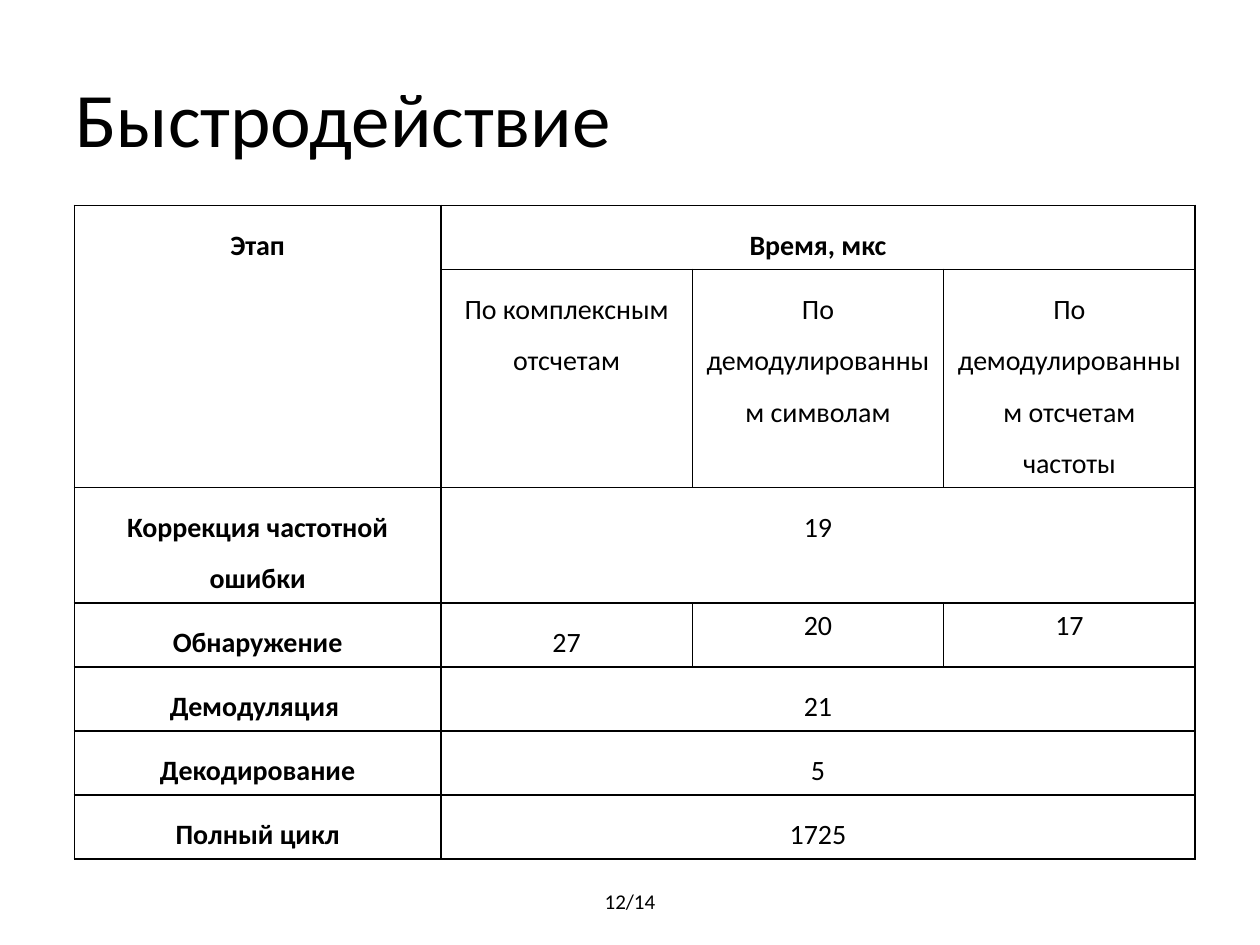
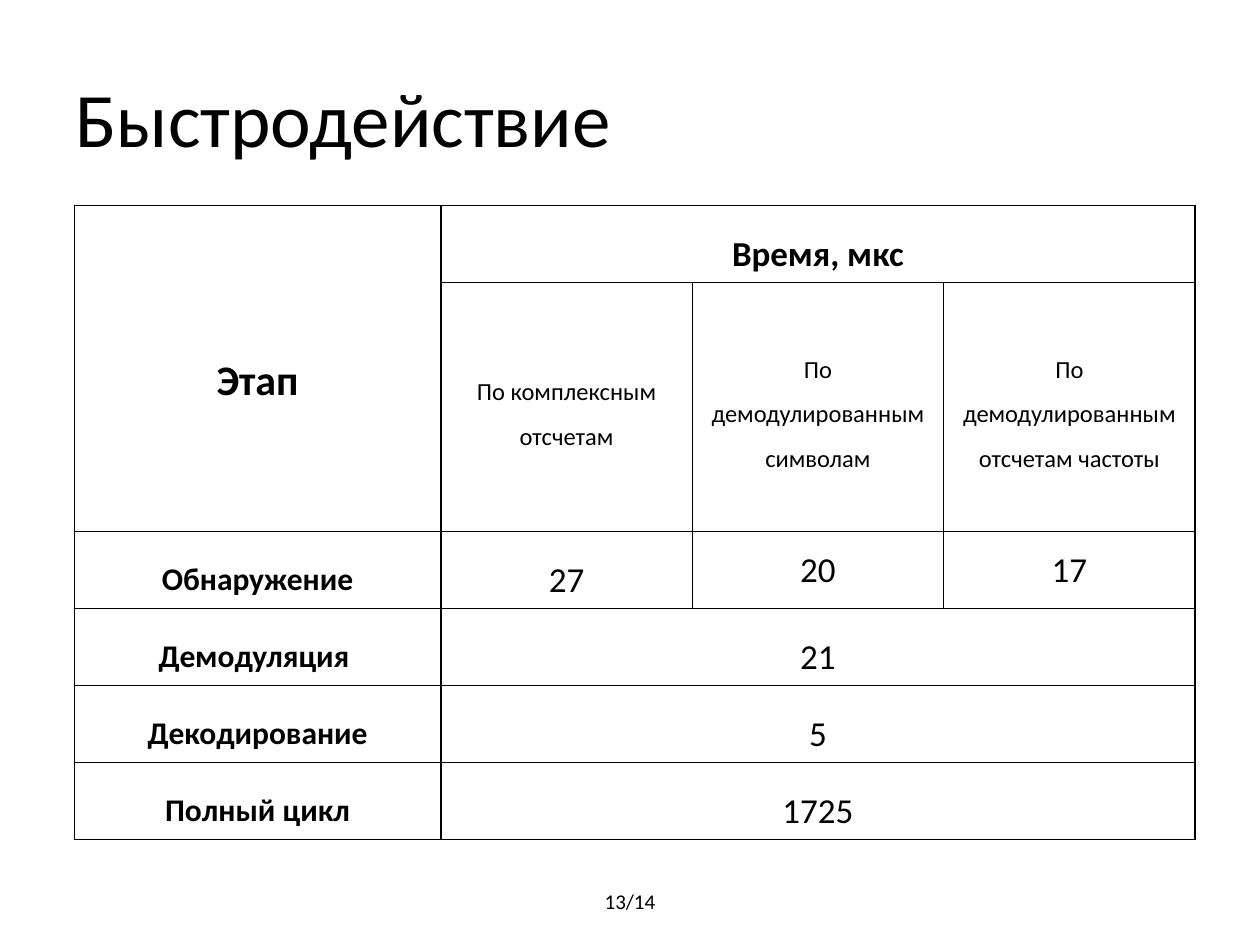
Before and after one commit to BorzhonovAI/magistr, a slide deck: slide 13 of Презентация Диплом.pptx (slide 12 before the commit). Drawn at 1260x945 pixels with LibreOffice and Linux fonts; fonts in the diff are those of the drawing. Boxes give left, top, right and bottom in pixels: in the first picture for what was removed or moved away, otherwise in the second. Text is boxed around its words. In the diff, an @@ line names an element or a change of style, - is before the commit and + after.

```diff
--- a/Презентация Диплом.pptx
+++ b/Презентация Диплом.pptx
@@ table at bbox=[74, 205, 1197, 850] @@
-row 3: Коррекция частотной ошибки | 19 |  | 
@@ text at bbox=[605, 894, 656, 910]: text changed @@
-12/14
+13/14
```
Also in this commit, not shown: 9 other slides changed, 6 slides added, 2 slides removed, 16 other files.
